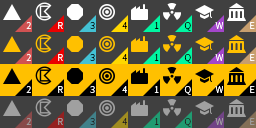
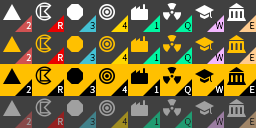
Layers edited between the first and the second w=256, h=128 image:
renamed "E copy" to "E", painted on it over [250, 118, 255, 125]
painted on "Shape 3 copy 4" over [239, 111, 256, 128]
painted on "E" (3rd of 4) over [250, 54, 255, 61]
painted on "Shape 3 copy 3" (2nd of 3) over [239, 47, 256, 64]
painted on "E" (4th of 4) over [250, 22, 255, 29]
painted on "Shape 3 copy 3" (3rd of 3) over [239, 15, 256, 32]
painted on "W" (1st of 4, in "Group 4") over [215, 118, 223, 125]
painted on "Shape 3 copy 2" (1st of 4, in "Group 4") over [207, 111, 224, 128]
painted on "W" (3rd of 4) over [215, 54, 223, 61]
painted on "Shape 3 copy 2" (3rd of 4) over [207, 47, 224, 64]
painted on "W" (4th of 4) over [215, 22, 223, 29]
painted on "Shape 3 copy 2" (4th of 4) over [207, 15, 224, 32]
